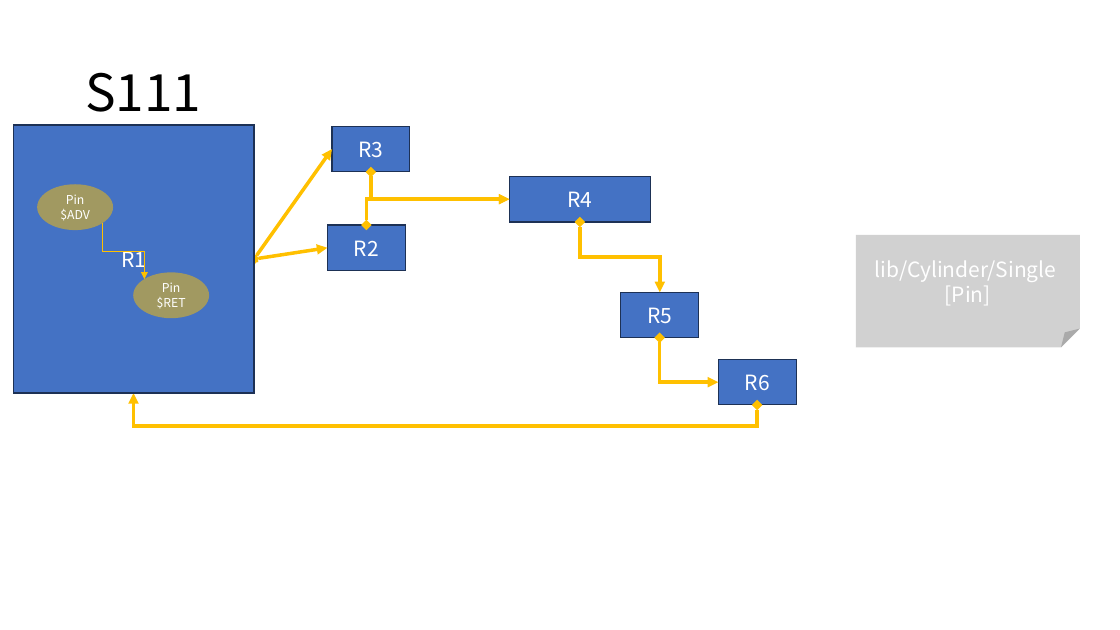
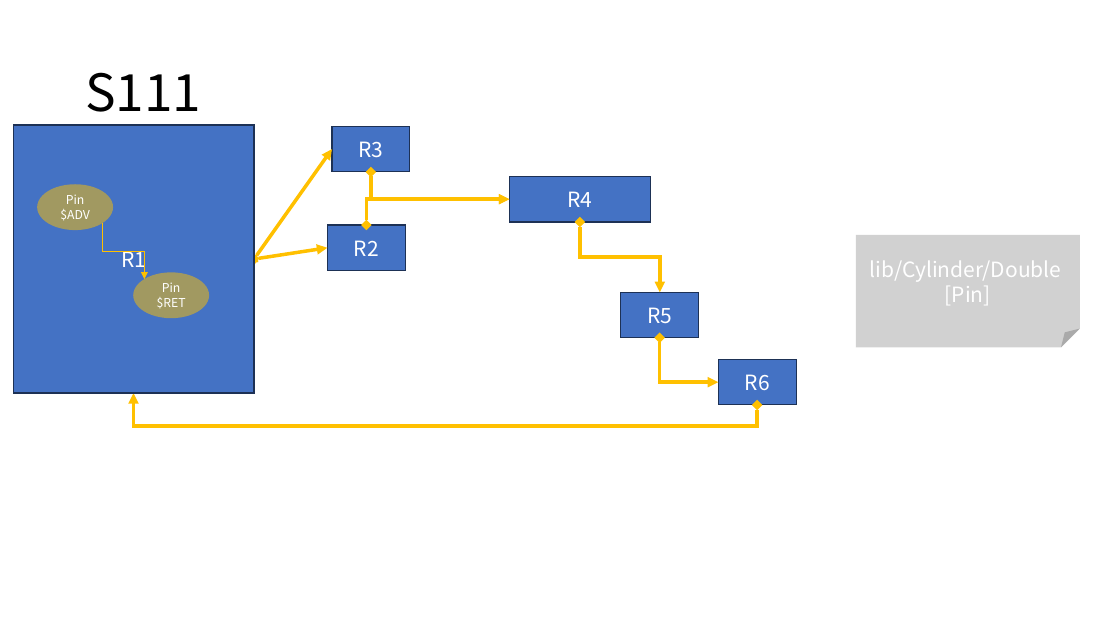
Before and after one commit to DualsoftDev/ds, a slide deck: slide 4 of DsDotNet/src/UnitTest/UnitTest.Model/ImportOfficeExample/Sample/s.pptx. Drawn at 1120x630 pixels with LibreOffice and Linux fonts; fonts in the diff are those of the drawing. Boxes give left, top, right and bottom in pixels: in the first picture for what was removed or moved away, otherwise in the second. Text is boxed around its words. In the diff, an @@ line names an element or a change of style, - is before the commit and + after.

```diff
--- a/DsDotNet/src/UnitTest/UnitTest.Model/ImportOfficeExample/Sample/s.pptx
+++ b/DsDotNet/src/UnitTest/UnitTest.Model/ImportOfficeExample/Sample/s.pptx
@@ text in folded corner at (869, 261, 1061, 281): text changed @@
-lib/Cylinder/Single
+lib/Cylinder/Double
```
Also in this commit, not shown: 5 other files.
